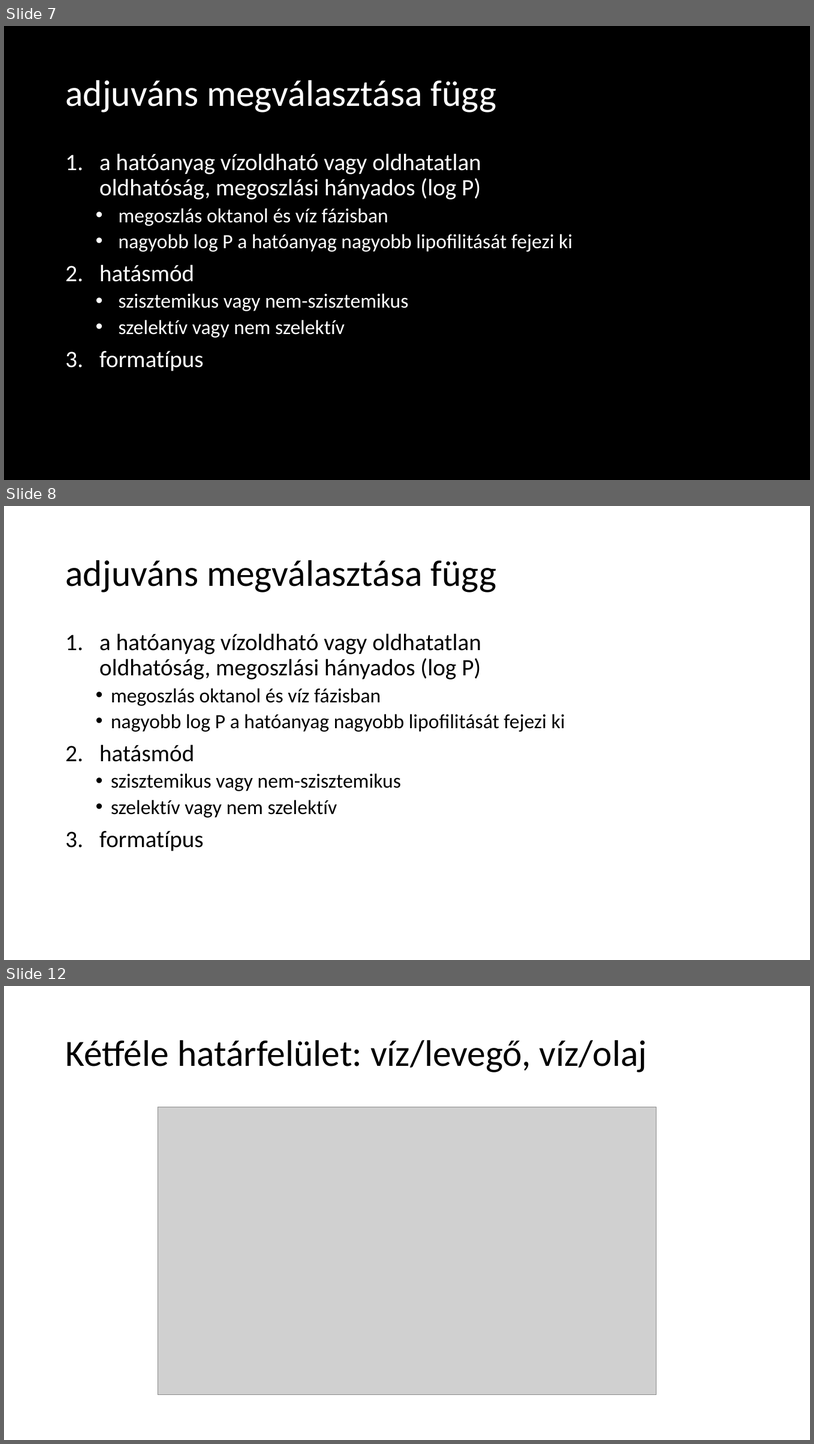
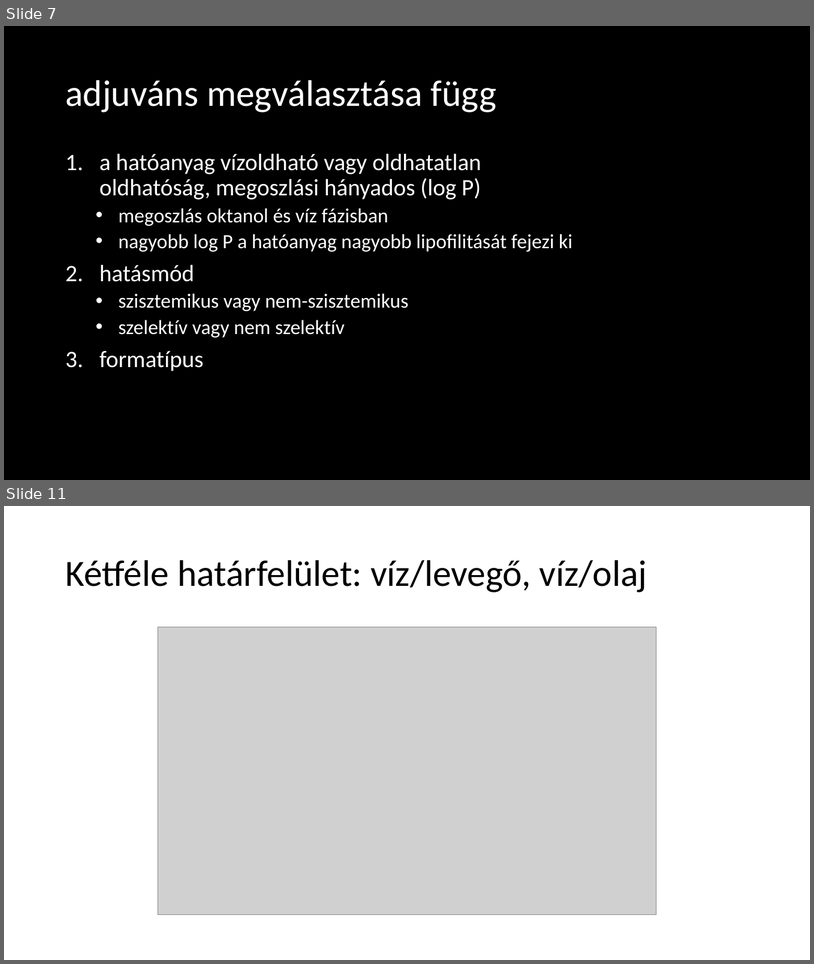
Before and after one commit to LilianaBohus/chemistry-presenations, a slide deck: adjuvants.pptx. Shown one above the other, each under a label of ours: slides 7, 8 and 12 before the commit, slides 7 and 11 after it; the slides between them are not shown. The pictures are 814x1444 and 814x964 pixels, drawn with LibreOffice and Linux fonts; fonts in the diff are those of the drawing; grey boxes stand for pictures; background and template pictures are left out. Boxes give left, top, right and bottom in pixels: in the first picture for what was removed or moved away, otherwise in the second. Text is boxed around its words. In the diff, an @@ line names an element or a change of style, - is before the commit and + after.

```diff
--- a/adjuvants.pptx
+++ b/adjuvants.pptx
@@ slide 8 removed at (4, 506, 810, 960), background #FFFFFF @@
@@ title removed at (65, 560, 497, 592) @@
-adjuváns megválasztása függ
@@ text removed at (99, 633, 566, 851) @@
-1. a hatóanyag vízoldható vagy oldhatatlan
-   oldhatóság, megoszlási hányados (log P)
-  • megoszlás oktanol és víz fázisban
-  • nagyobb log P a hatóanyag nagyobb lipofilitását fejezi ki
-2. hatásmód
-  • szisztemikus vagy nem-szisztemikus
-  • szelektív vagy nem szelektív
-3. formatípus
@@ what was slide 12 is now slide 11 @@
```
Also in this commit, not shown: 6 slides changed.
